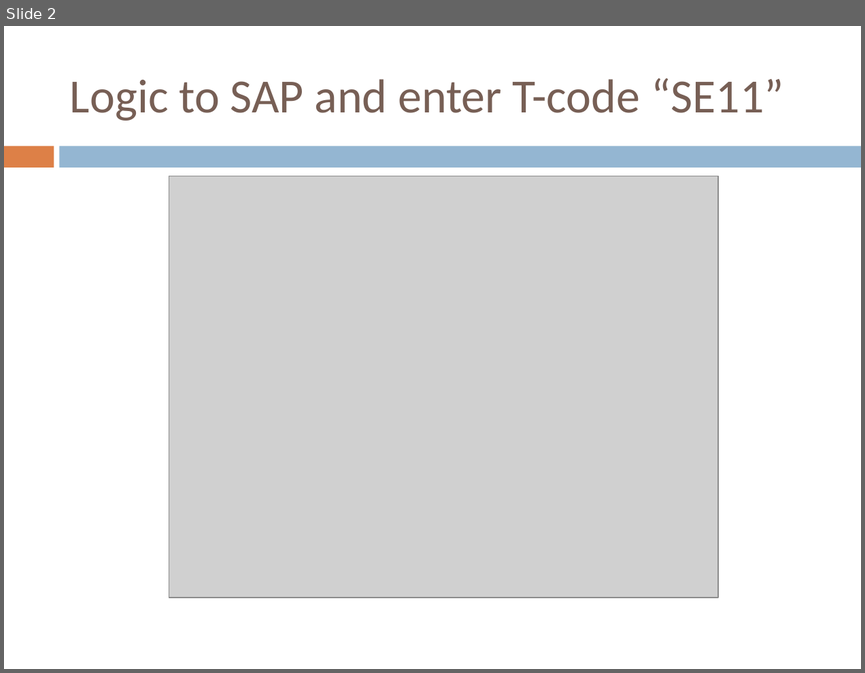
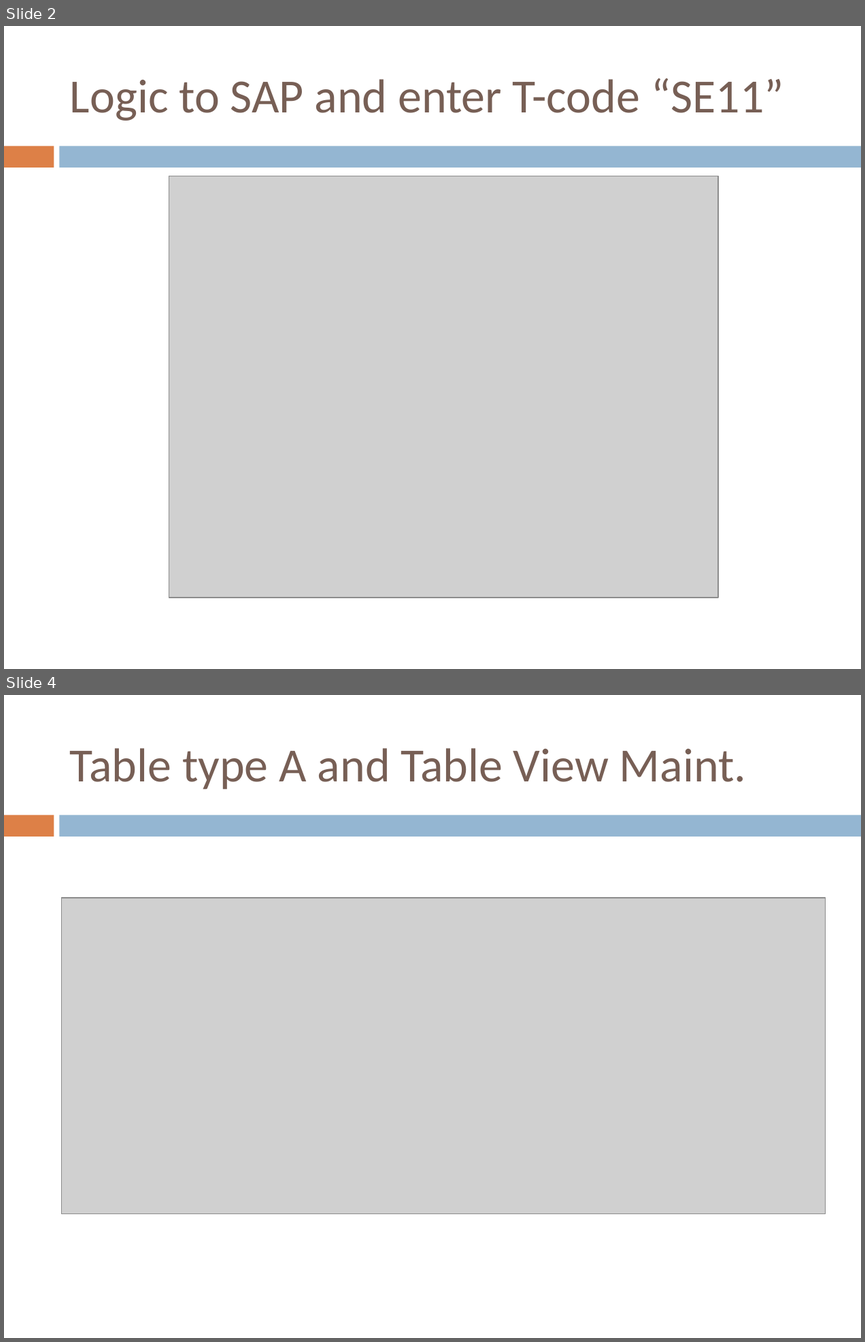
Before and after one commit to mparab01/SAP_HANA, a slide deck: 04. Extract the data through ECC system.pptx. Shown one above the other, each under a label of ours: slide 2 before the commit, slides 2 and 4 after it; the slides between them are not shown. The pictures are 865x673 and 865x1342 pixels, drawn with LibreOffice and Linux fonts; fonts in the diff are those of the drawing; grey boxes stand for pictures. Boxes give left, top, right and bottom in pixels: in the first picture for what was removed or moved away, otherwise in the second. Text is boxed around its words. In the diff, an @@ line names an element or a change of style, - is before the commit and + after.

```diff
--- a/04. Extract the data through ECC system.pptx
+++ b/04. Extract the data through ECC system.pptx
@@ slide 4 added at <box>4,695,861,1338</box>, background #FFFFFF; not listed: 2 template elements that a slide beside it also shows @@
@@ title added at <box>70,748,746,790</box>, 40 pt, text #775F55 @@
+Table type A and Table View Maint.
@@ picture added at <box>61,897,825,1213</box> @@
```
Also in this commit, not shown: 1 slide changed, 18 other slides added, 4 other files.
